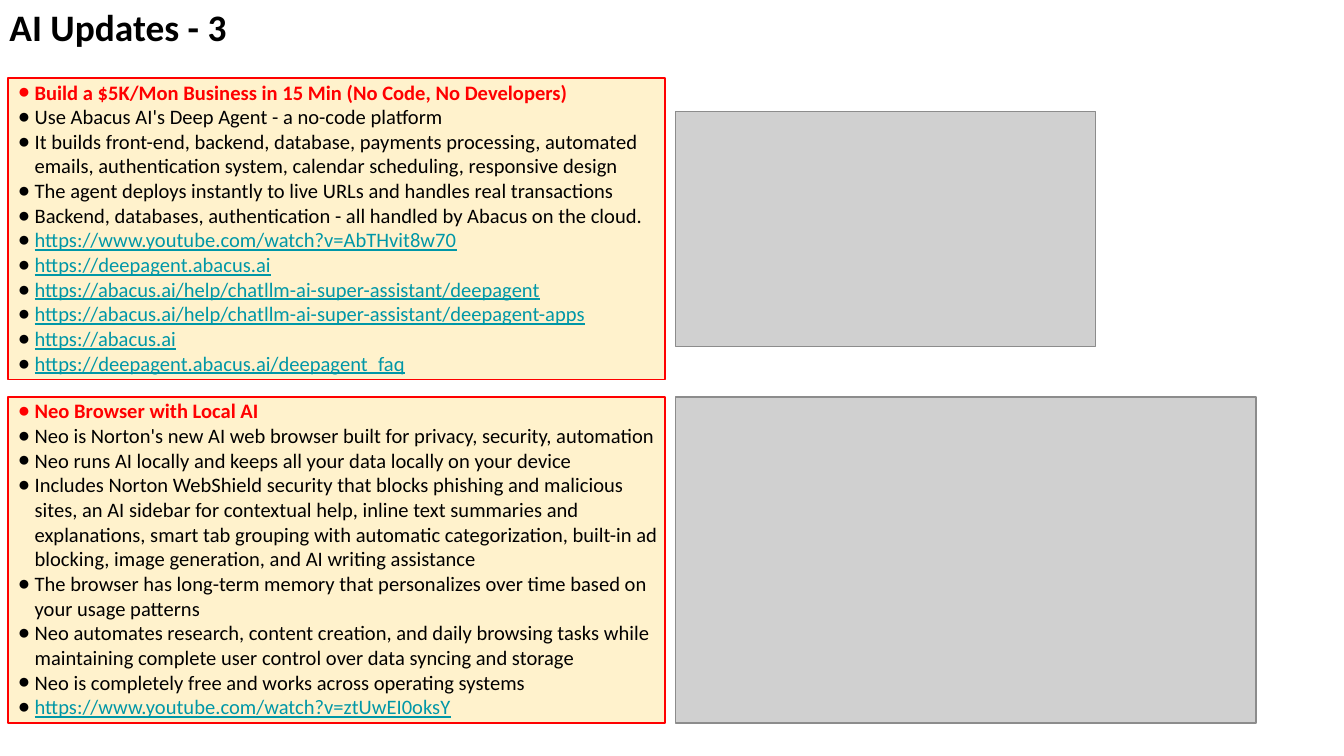
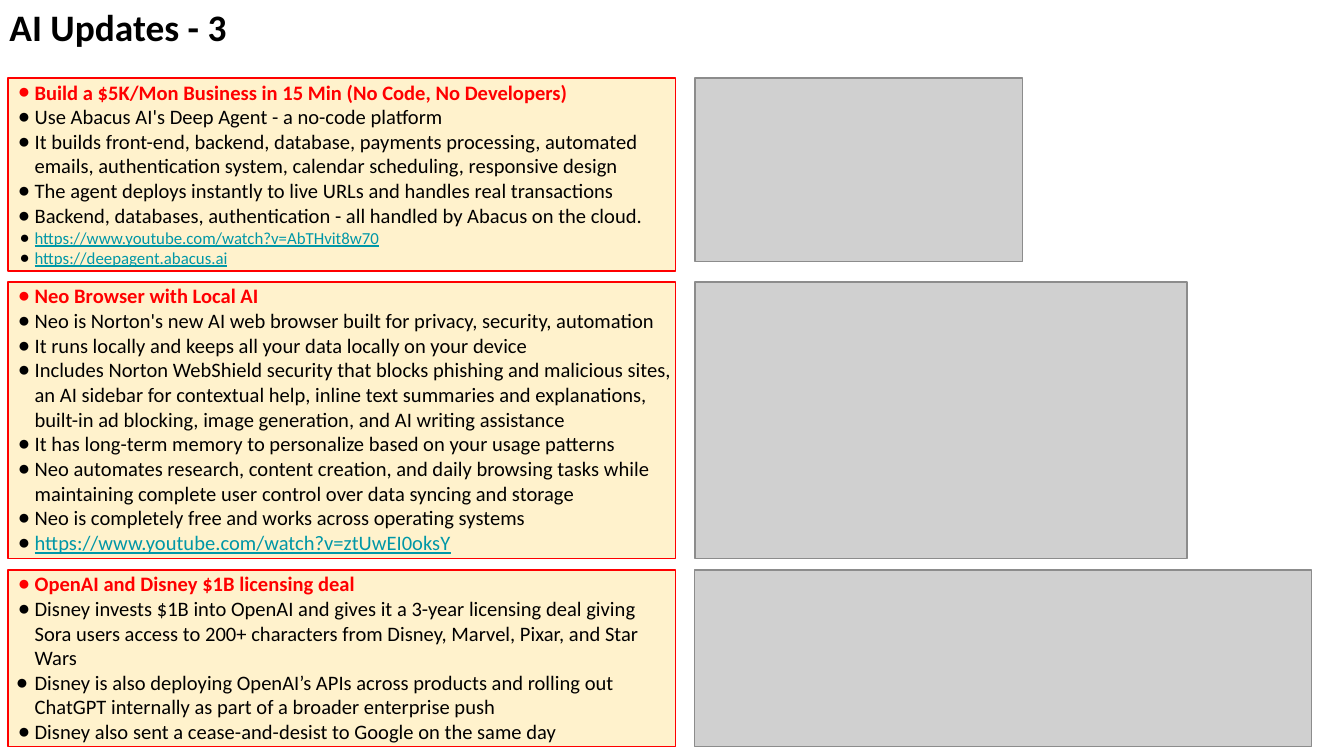
Before and after one commit to lselector/seminar, a slide deck: slide 16 of 2025/2025-12-12-AI-Updates.pptx (slide 14 before the commit). Drawn at 1344x756 pixels with LibreOffice and Linux fonts; fonts in the diff are those of the drawing; grey boxes stand for pictures. Boxes give left, top, right and bottom in pixels: in the first picture for what was removed or moved away, otherwise in the second. Text is boxed around its words. In the diff, an @@ line names an element or a change of style, - is before the commit and + after.

```diff
--- a/2025/2025-12-12-AI-Updates.pptx
+++ b/2025/2025-12-12-AI-Updates.pptx
@@ rectangle "Build a $5K/Mon Business in ...": place and size @@
-rectangle "Build a $5K/Mon Business in ..." at <box>8,78,665,379</box>
+rectangle "Build a $5K/Mon Business in ..." at <box>8,78,676,270</box>
@@ picture added at <box>695,78,1023,262</box> @@
@@ picture removed at <box>676,112,1095,347</box> @@
@@ text in rectangle at <box>35,232,379,267</box>: size 11 to 9 pt in "https://www.youtube.com/watch?v=AbTHvit8w70", "https://deepagent.abacus.ai"; indent changed @@
@@ rectangle "Neo Browser with Local AI": place and size @@
-rectangle "Neo Browser with Local AI" at <box>8,396,665,723</box>
+rectangle "Neo Browser with Local AI" at <box>8,282,676,559</box>
@@ text in rectangle at <box>35,282,585,375</box>: paragraphs removed @@
-● https://abacus.ai/help/chatllm-ai-super-assistant/deepagent
-● https://abacus.ai/help/chatllm-ai-super-assistant/deepagent-apps
-● https://abacus.ai
-● https://deepagent.abacus.ai/deepagent_faq
@@ picture added at <box>695,282,1187,559</box> @@
@@ text in rectangle at <box>35,338,671,455</box>: text changed @@
-● Neo runs AI locally and keeps all your data locally on your device
-● Includes Norton WebShield security that blocks phishing and malicious sites, an AI sidebar for contextual help, inline text summaries and explanations, smart tab grouping with automatic categorization, built-in ad blocking, image generation, and AI writing assistance
-● The browser has long-term memory that personalizes over time based on your usage patterns
+● It runs locally and keeps all your data locally on your device
+● Includes Norton WebShield security that blocks phishing and malicious sites, an AI sidebar for contextual help, inline text summaries and explanations, built-in ad blocking, image generation, and AI writing assistance
+● It has long-term memory to personalize based on your usage patterns
@@ picture removed at <box>676,396,1257,723</box> @@
@@ rectangle added at <box>8,570,676,747</box>, fill #FFF2CC, outline #FF0000 0.75 pt, 11 pt, text #000000 @@
+● OpenAI and Disney $1B licensing deal
+● Disney invests $1B into OpenAI and gives it a 3-year licensing deal giving Sora users access to 200+ characters from Disney, Marvel, Pixar, and Star Wars
+● Disney is also deploying OpenAI’s APIs across products and rolling out ChatGPT internally as part of a broader enterprise push
+● Disney also sent a cease-and-desist to Google on the same day
@@ picture added at <box>695,570,1312,747</box> @@
```
Also in this commit, not shown: 18 other slides changed, 5 slides added, 1 slide removed.
